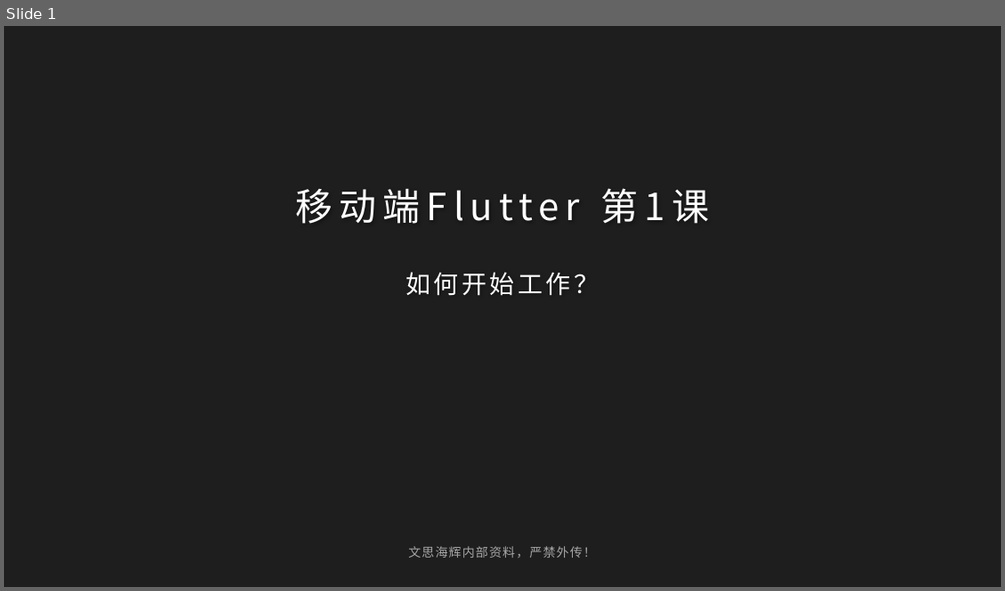
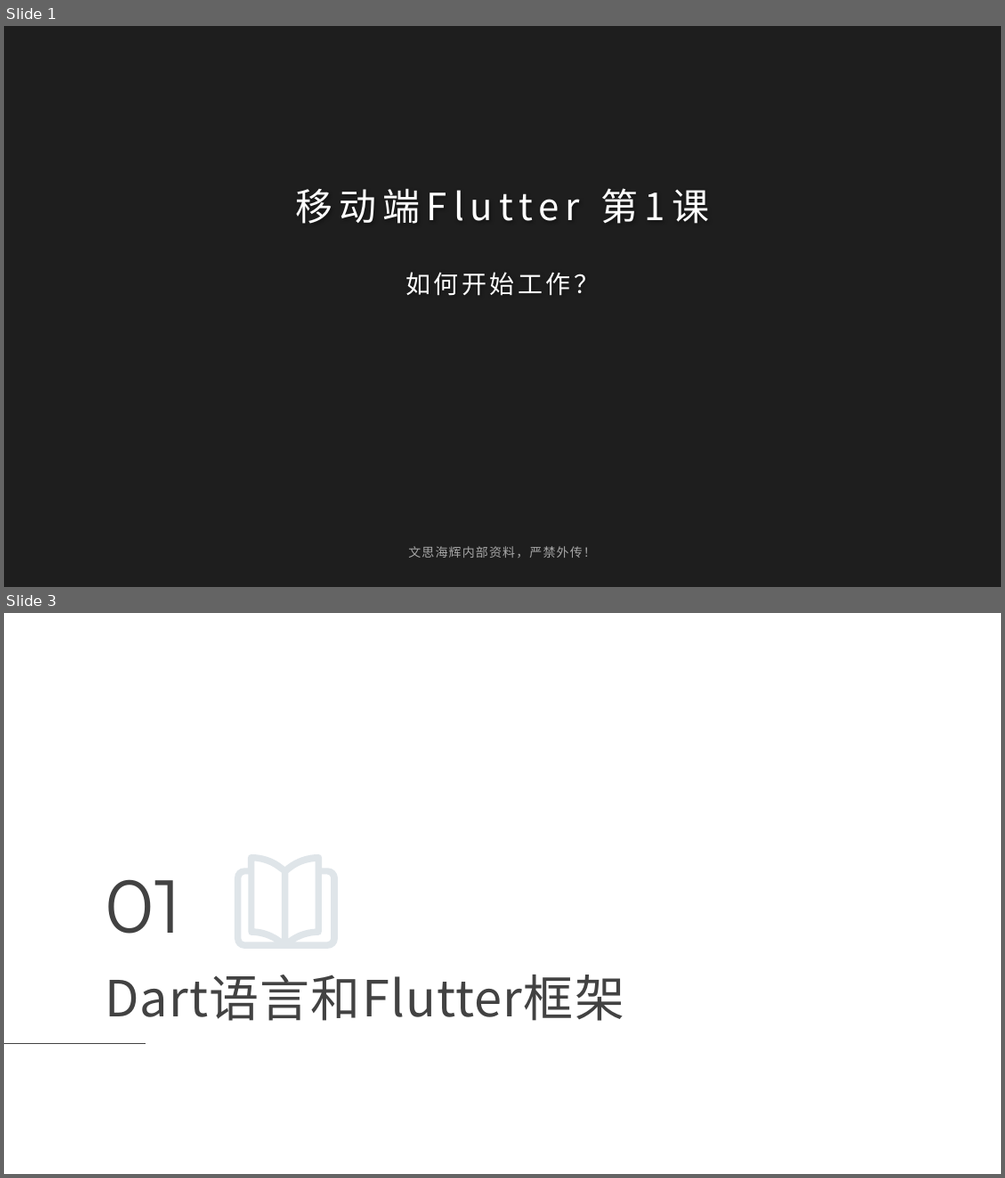
Before and after one commit to maosong-pactera/training, a slide deck: flutter/移动端Flutter_第1课_如何开始工作？.pptx. Shown one above the other, each under a label of ours: slide 1 before the commit, slides 1 and 3 after it; the slides between them are not shown. The pictures are 1005x591 and 1005x1178 pixels, drawn with LibreOffice and Linux fonts; fonts in the diff are those of the drawing; background and template pictures are left out; a plain dark background stands for a picture behind light text. Boxes give left, top, right and bottom in pixels: in the first picture for what was removed or moved away, otherwise in the second. Text is boxed around its words. In the diff, an @@ line names an element or a change of style, - is before the commit and + after.

```diff
--- a/flutter/移动端Flutter_第1课_如何开始工作？.pptx
+++ b/flutter/移动端Flutter_第1课_如何开始工作？.pptx
@@ slide 3 added at [4,613,1001,1174], background picture (left out) @@
@@ text added at [105,879,182,933], 72 pt, text #424242 @@
+01
@@ freeform shape added at [235,854,338,949], fill #5F7D95 at 20% opacity @@
@@ title added at [105,974,624,1021], 48 pt, text #424242 @@
+Dart语言和Flutter框架
@@ line added from (4, 1044) to (146, 1044), #424242 0.75 pt @@
```
Also in this commit, not shown: 11 slides changed, 5 other slides added, 4 other files.
